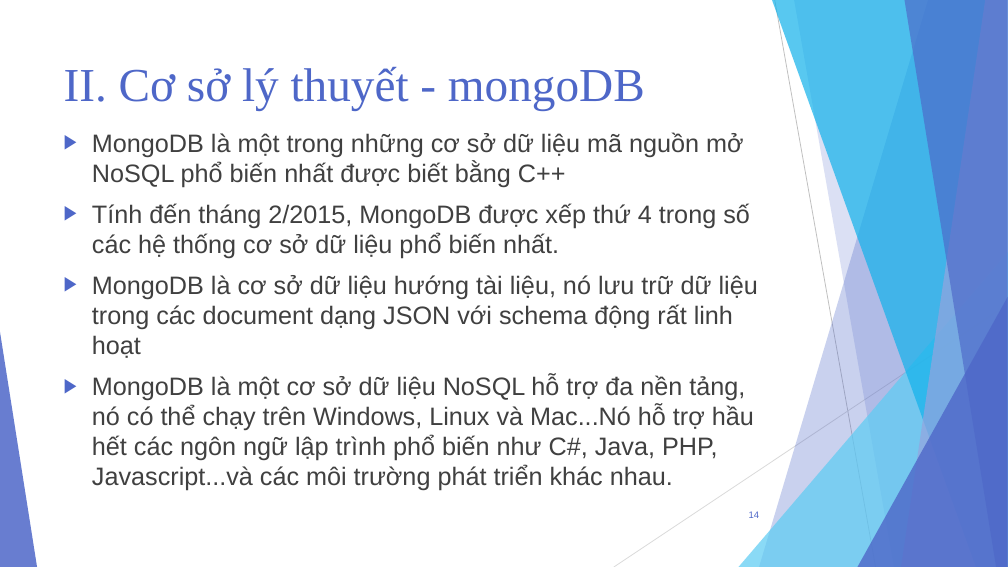
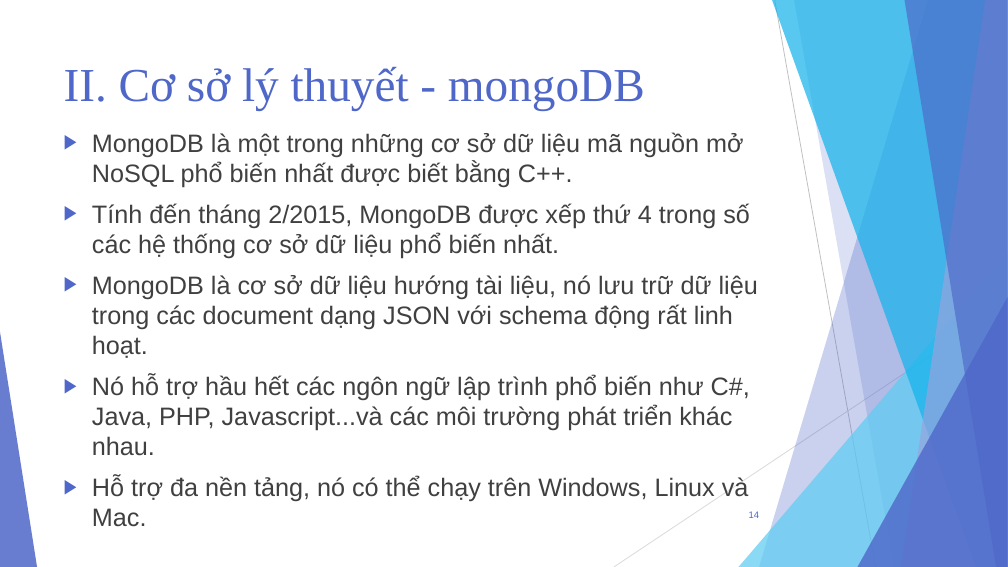
Before and after one commit to TMTAI/Android, a slide deck: slide 14 of Presentation-LuanVan.pptx. Drawn at 1008x567 pixels with LibreOffice and Linux fonts; fonts in the diff are those of the drawing. Boxes give left, top, right and bottom in pixels: in the first picture for what was removed or moved away, otherwise in the second. Text is boxed around its words. In the diff, an @@ line names an element or a change of style, - is before the commit and + after.

```diff
--- a/Presentation-LuanVan.pptx
+++ b/Presentation-LuanVan.pptx
@@ text at box(92, 132, 744, 187): text changed @@
-▶ MongoDB là một trong những cơ sở dữ liệu mã nguồn mở NoSQL phổ biến nhất được biết bằng C++
+▶ MongoDB là một trong những cơ sở dữ liệu mã nguồn mở NoSQL phổ biến nhất được biết bằng C++.
@@ text at box(92, 275, 758, 527): text changed @@
-▶ MongoDB là cơ sở dữ liệu hướng tài liệu, nó lưu trữ dữ liệu trong các document dạng JSON với schema động rất linh hoạt
-▶ MongoDB là một cơ sở dữ liệu NoSQL hỗ trợ đa nền tảng, nó có thể chạy trên Windows, Linux và Mac...Nó hỗ trợ hầu hết các ngôn ngữ lập trình phổ biến như C#, Java, PHP, Javascript...và các môi trường phát triển khác nhau.
+▶ MongoDB là cơ sở dữ liệu hướng tài liệu, nó lưu trữ dữ liệu trong các document dạng JSON với schema động rất linh hoạt.
+▶ Nó hỗ trợ hầu hết các ngôn ngữ lập trình phổ biến như C#, Java, PHP, Javascript...và các môi trường phát triển khác nhau.
+▶ Hỗ trợ đa nền tảng, nó có thể chạy trên Windows, Linux và Mac.
```
Also in this commit, not shown: 14 other slides changed, 11 slides added, 7 slides removed, 19 other files.
